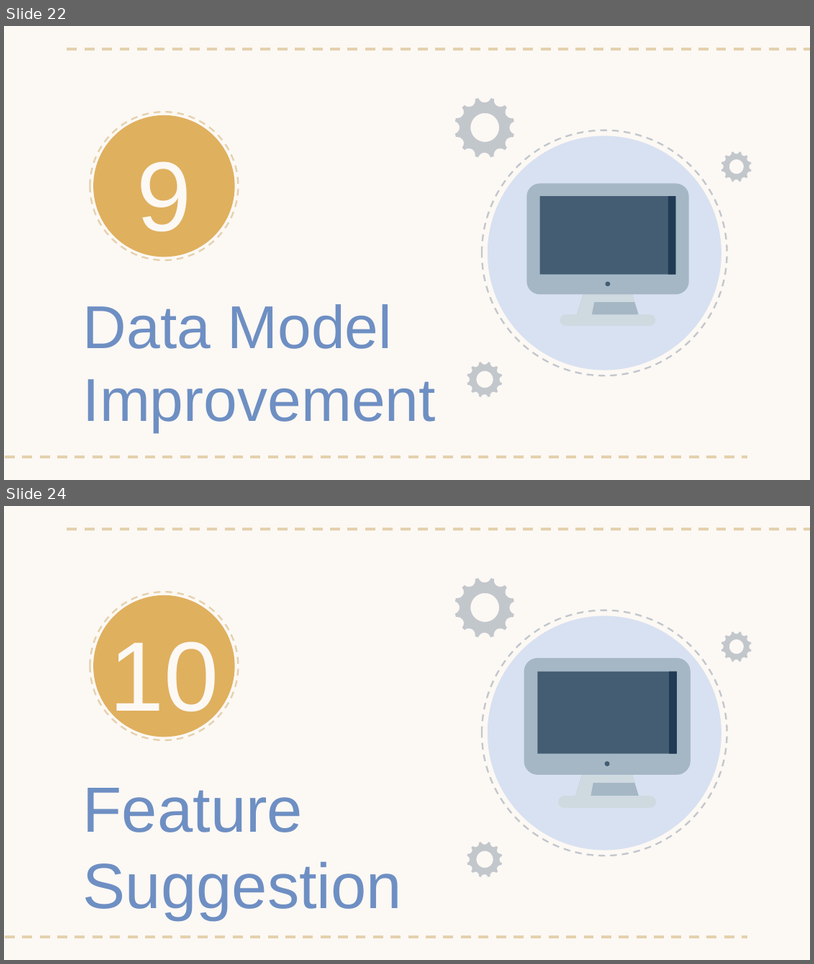
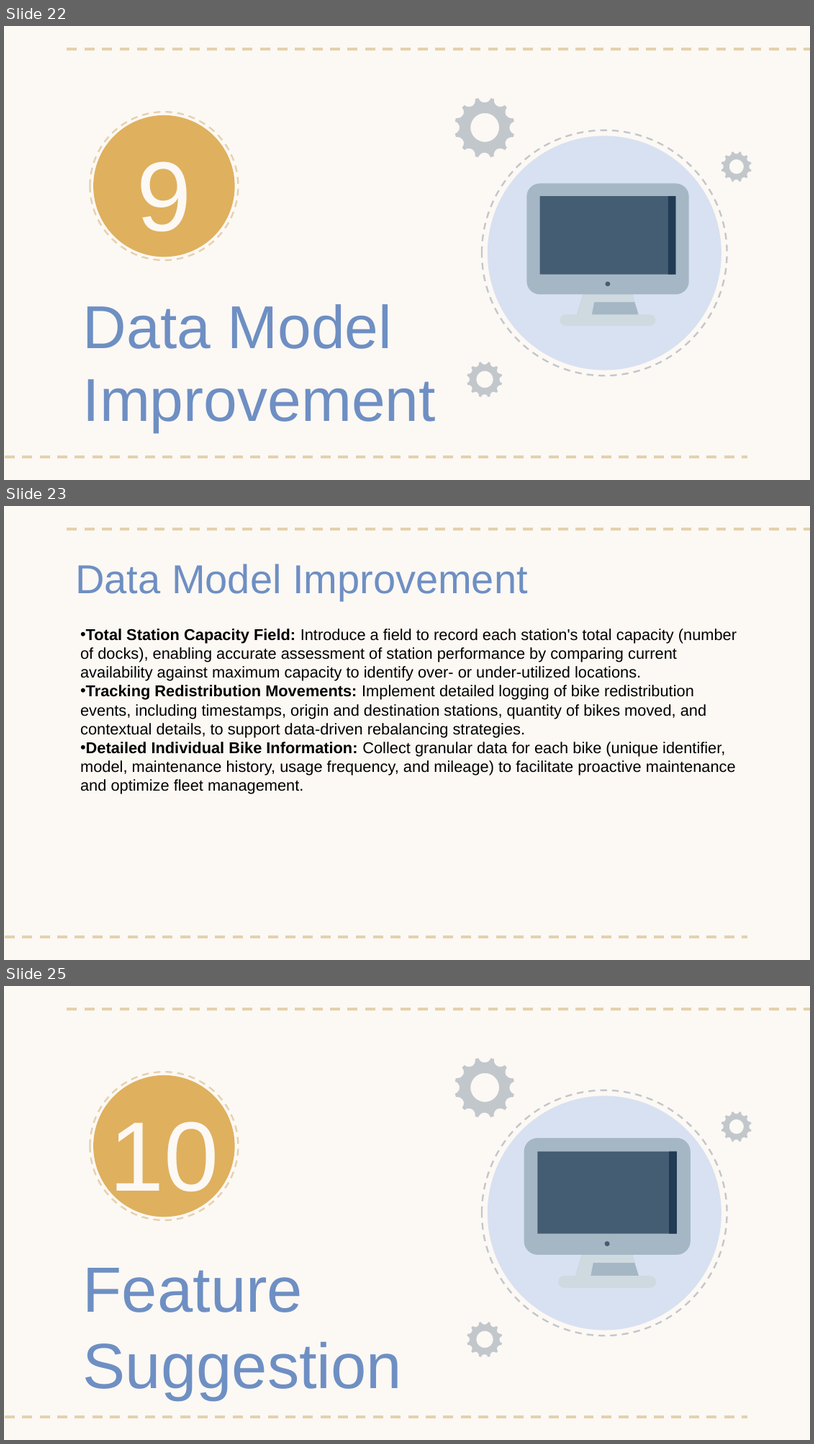
Before and after one commit to eferrario/bike-analytics, a slide deck: Bike Analytics.pptx. Shown one above the other, each under a label of ours: slides 22 and 24 before the commit, slides 22, 23 and 25 after it; the slides between them are not shown. The pictures are 814x964 and 814x1444 pixels, drawn with LibreOffice and Linux fonts; fonts in the diff are those of the drawing. Boxes give left, top, right and bottom in pixels: in the first picture for what was removed or moved away, otherwise in the second. Text is boxed around its words. In the diff, an @@ line names an element or a change of style, - is before the commit and + after.

```diff
--- a/Bike Analytics.pptx
+++ b/Bike Analytics.pptx
@@ slide 23 added at [4,506,810,960], background #FCF8F4; not listed: 2 template elements that a slide beside it also shows @@
@@ title added at [75,564,528,600], 36 pt, text #6E8FC3 @@
+Data Model Improvement
@@ text added at [80,628,737,794], 14 pt, text #000000 @@
+• Total Station Capacity Field: Introduce a field to record each station's total capacity (number of docks), enabling accurate assessment of station performance by comparing current availability against maximum capacity to identify over- or under-utilized locations.
+• Tracking Redistribution Movements: Implement detailed logging of bike redistribution events, including timestamps, origin and destination stations, quantity of bikes moved, and contextual details, to support data-driven rebalancing strategies.
+• Detailed Individual Bike Information: Collect granular data for each bike (unique identifier, model, maintenance history, usage frequency, and mileage) to facilitate proactive maintenance and optimize fleet management.
@@ what was slide 24 is now slide 25 @@
```
Also in this commit, not shown: 2 slides changed, 1 other slide added, 1 slide removed.
